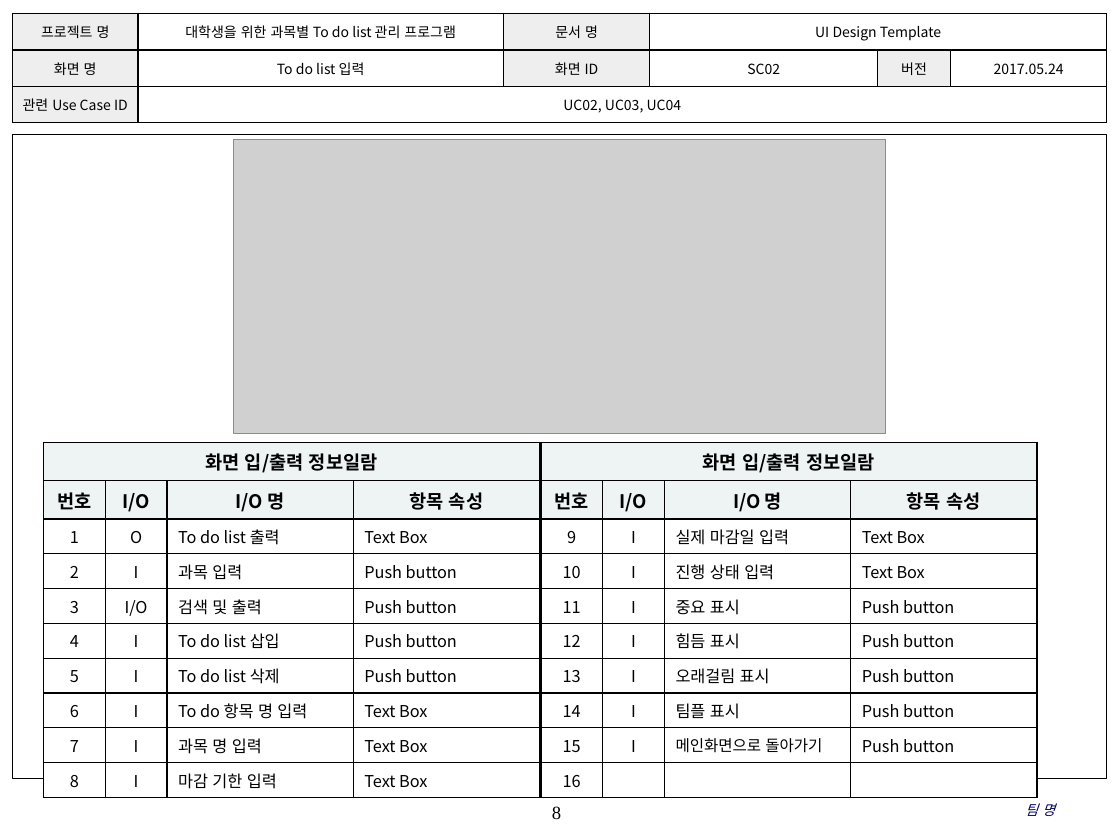
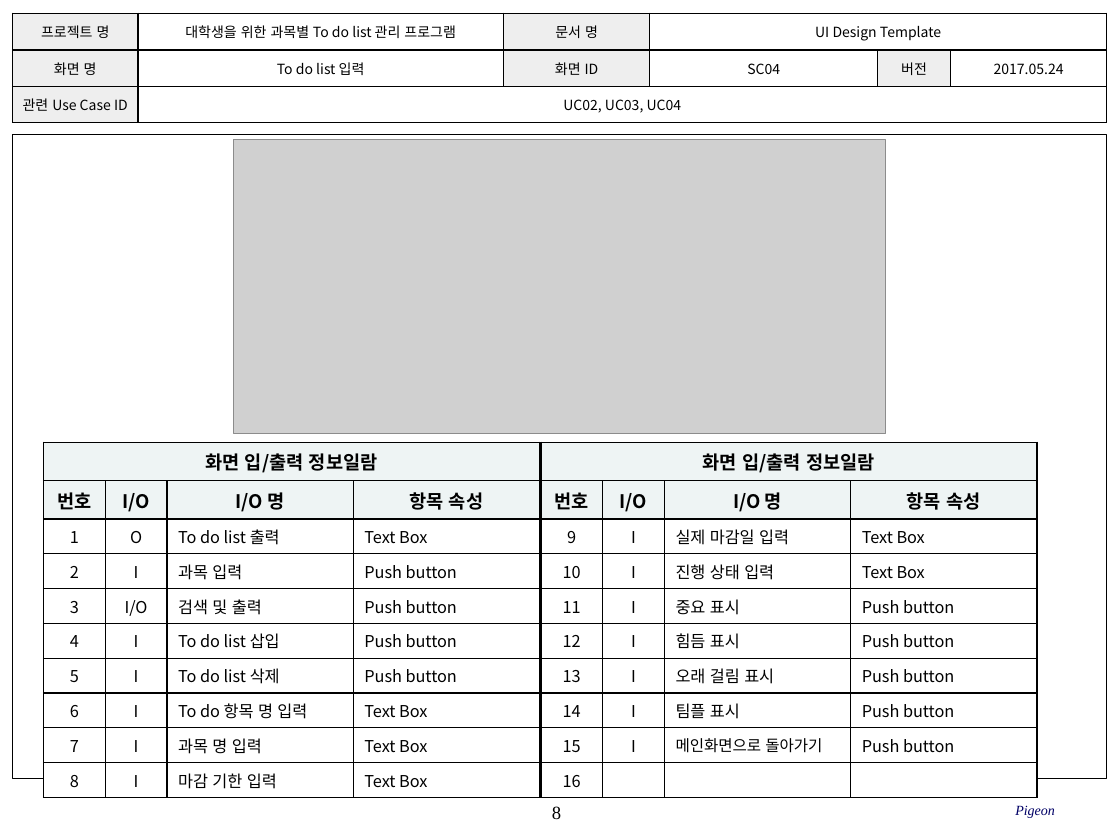
Before and after one commit to SE-admin/9, a slide deck: slide 8 of doc/3_ 설계서/UI Design Template_9_pigeon.pptx. Drawn at 1120x840 pixels with LibreOffice and Linux fonts; fonts in the diff are those of the drawing; grey boxes stand for pictures; background and template pictures are left out. Boxes give left, top, right and bottom in pixels: in the first picture for what was removed or moved away, otherwise in the second. Text is boxed around its words. In the diff, an @@ line names an element or a change of style, - is before the commit and + after.

Commit message:
# 서류 # Class Design_9_pigeon.pptx # UI Design Template_9_pigeon.pptx # 전반적 # 오류 정정 및 코더들의 의견 반영

```diff
--- a/doc/3_ 설계서/UI Design Template_9_pigeon.pptx
+++ b/doc/3_ 설계서/UI Design Template_9_pigeon.pptx
@@ table at (x1=12, y1=13, x2=1105, y2=123) @@
-row 2, column 4: SC02
+row 2, column 4: SC04
@@ table at (x1=541, y1=442, x2=1036, y2=791) @@
-row 7, column 3: 오래걸림 표시
+row 7, column 3: 오래 걸림 표시
@@ text at (x1=1015, y1=805, x2=1055, y2=818): text changed @@
-팀 명
+Pigeon
```
Also in this commit, not shown: 9 other slides changed, 1 other file.
